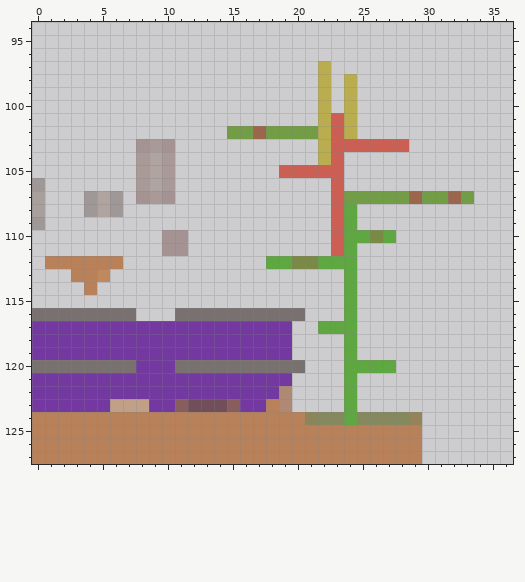
Edited in one commit: sprite sheet (_Res/Map Backup/0_0.png). Above: the version before the commit.
The file is 128x128 pixels. Colours within 5 levels of each other are drawn and written as one. Shown: x 0..36, y 94..127.
The same view after the edit:
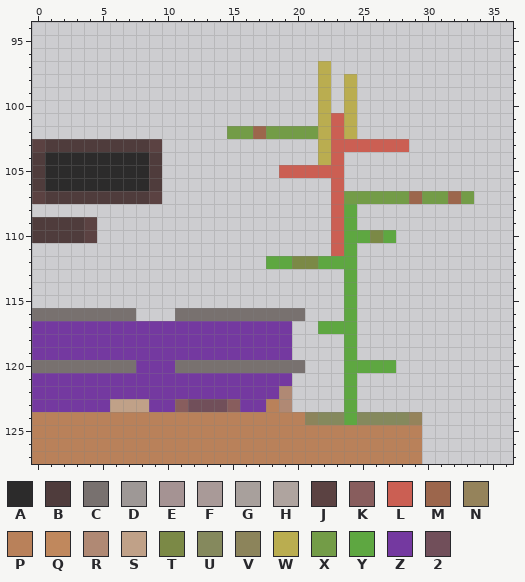
Palette (. is transparent): A #2c2b2b  B #4f3c3c  C #78716f  D #9e9896  E #a59393  F #a99a98  G #a8a09c  H #afa49f  J #5b4242  K #885d5d  L #cb5f53  M #9c664c  N #95835b  P #b9815a  Q #c0885d  R #b08974  S #c0a188  T #7b8946  U #85895d  V #8c845b  W #baad50  X #739c47  Y #5ea741  Z #7439a0  2 #714f5a
Diff:
Changed rows in their new state; - is an unchanged pixel.
first column x 0:
103 JBBBBBBBBJ.-
104 BAAAAAAAAB.-
105 BAAAAAAAAB.-
106 BAAAAAAAAB.-
107 JBBBBBBBBJ.-
108 .---...-----
109 BBBBJ-------
110 BBBBJ-----..
111 ----------..
112 -......-----
113 ---...------
114 ----.-------
Changed places in both pictures, as pixel boxes (x1, y1, x2, y2):
changed: (32, 139, 188, 295)
